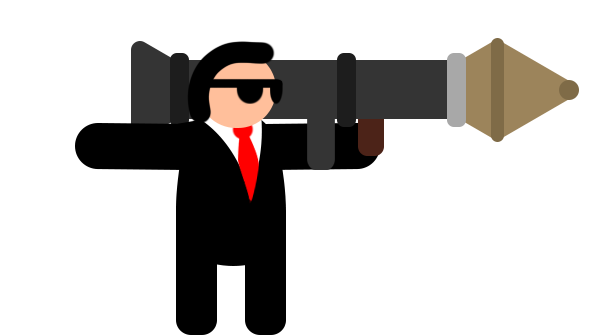
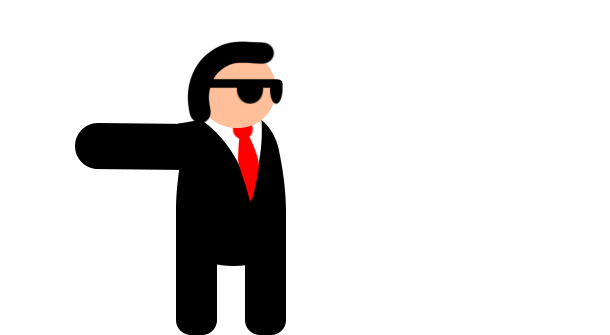
Layers edited between the first and the second w=610, h=335 image:
hid "Groupe 7 copie 2" over [131,38,579,170]
